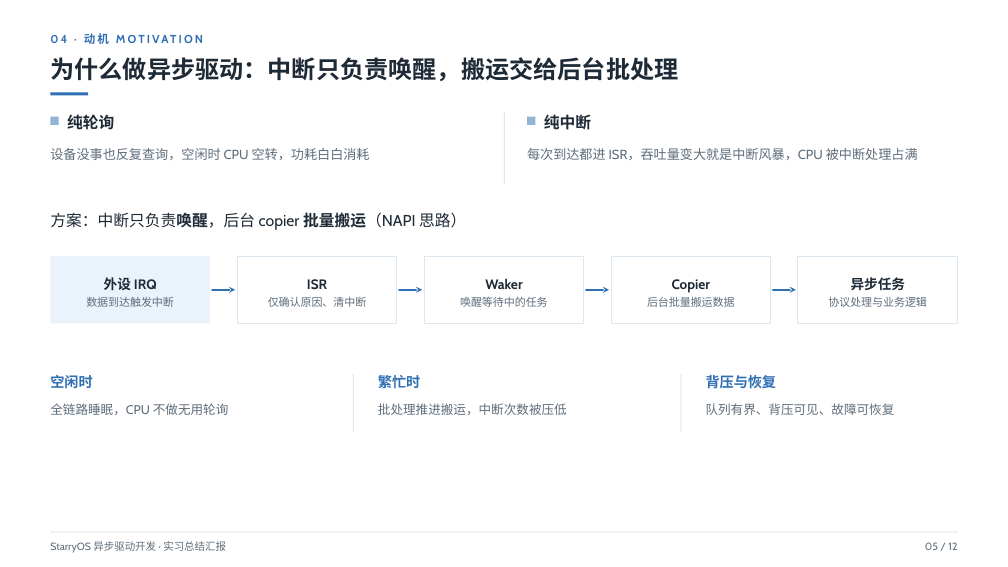
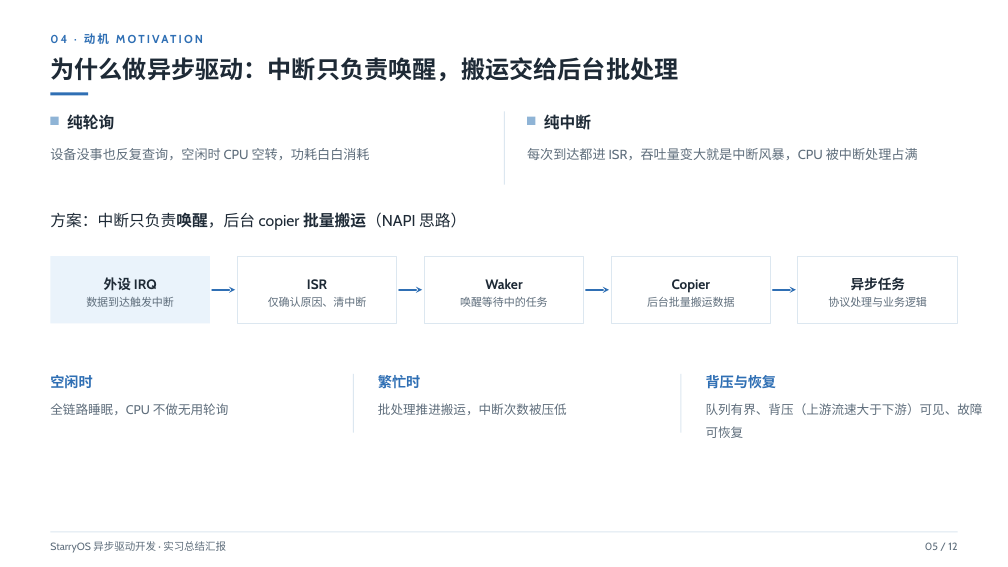
Before and after one commit to daivy2333/OhMyOs, a slide deck: slide 6 of docs/fornow/实习总结汇报 · StarryOS 异步驱动开发.pptx. Drawn at 1008x567 pixels with LibreOffice and Linux fonts; fonts in the diff are those of the drawing. Boxes give left, top, right and bottom in pixels: in the first picture for what was removed or moved away, otherwise in the second. Text is boxed around its words. In the diff, an @@ line names an element or a change of style, - is before the commit and + after.

```diff
--- a/docs/fornow/实习总结汇报 · StarryOS 异步驱动开发.pptx
+++ b/docs/fornow/实习总结汇报 · StarryOS 异步驱动开发.pptx
@@ text at (706,403,983,438): text changed @@
-队列有界、背压可见、故障可恢复
+队列有界、背压（上游流速大于下游）可见、故障可恢复
```
Also in this commit, not shown: 2 other slides changed, 1 slide added, 1 slide removed, 1 other file.
